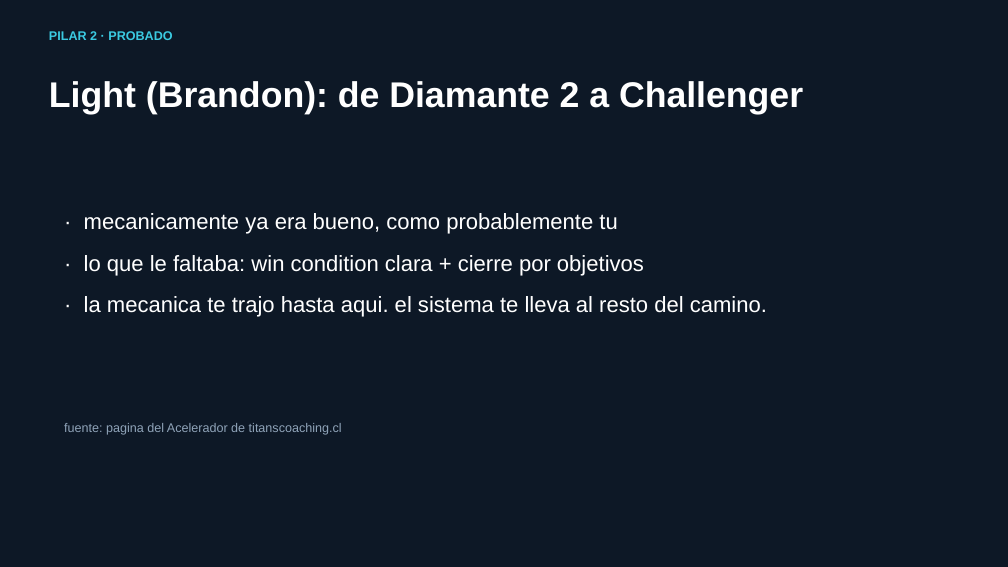
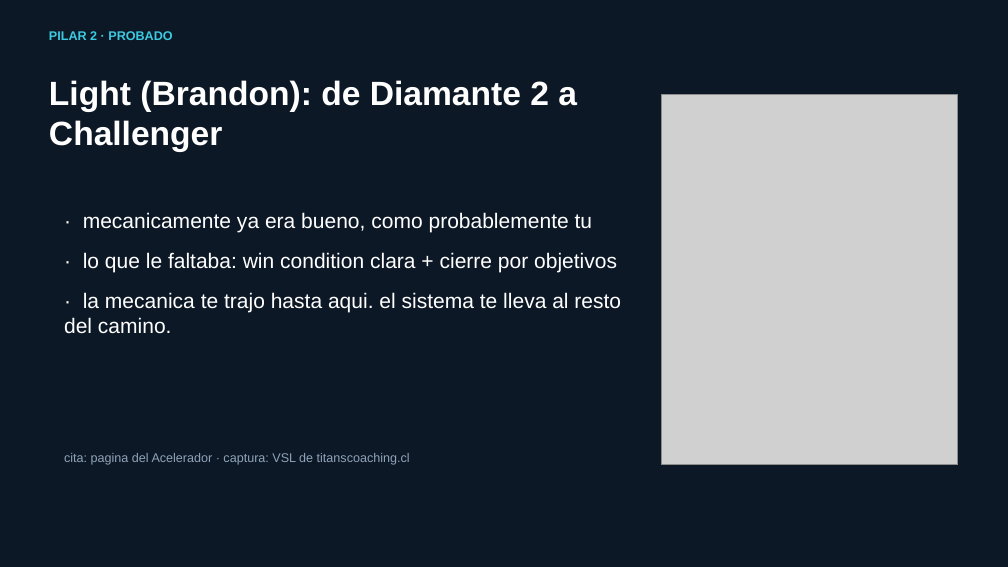
Before and after one commit to henryqueroa/titans-coaching-package, a slide deck: slide 23 of webinar/titans-coaching-webinar-deck.pptx. Drawn at 1008x567 pixels with LibreOffice and Linux fonts; fonts in the diff are those of the drawing; grey boxes stand for pictures. Boxes give left, top, right and bottom in pixels: in the first picture for what was removed or moved away, otherwise in the second. Text is boxed around its words. In the diff, an @@ line names an element or a change of style, - is before the commit and + after.

Commit message:
Deploy hub update for Titans Coaching

```diff
--- a/webinar/titans-coaching-webinar-deck.pptx
+++ b/webinar/titans-coaching-webinar-deck.pptx
@@ text "Light (Brandon): de Diamante 2 ..." at (49, 80, 577, 152): size 34 to 32 pt @@
@@ picture added at (662, 95, 958, 465) @@
@@ text "· mecanicamente ya era bueno, ..." at (64, 212, 621, 334): size 21 to 20 pt @@
@@ text at (64, 453, 410, 465): text changed @@
-fuente: pagina del Acelerador de titanscoaching.cl
+cita: pagina del Acelerador · captura: VSL de titanscoaching.cl
```
Also in this commit, not shown: 4 other slides changed, 20 other files.
